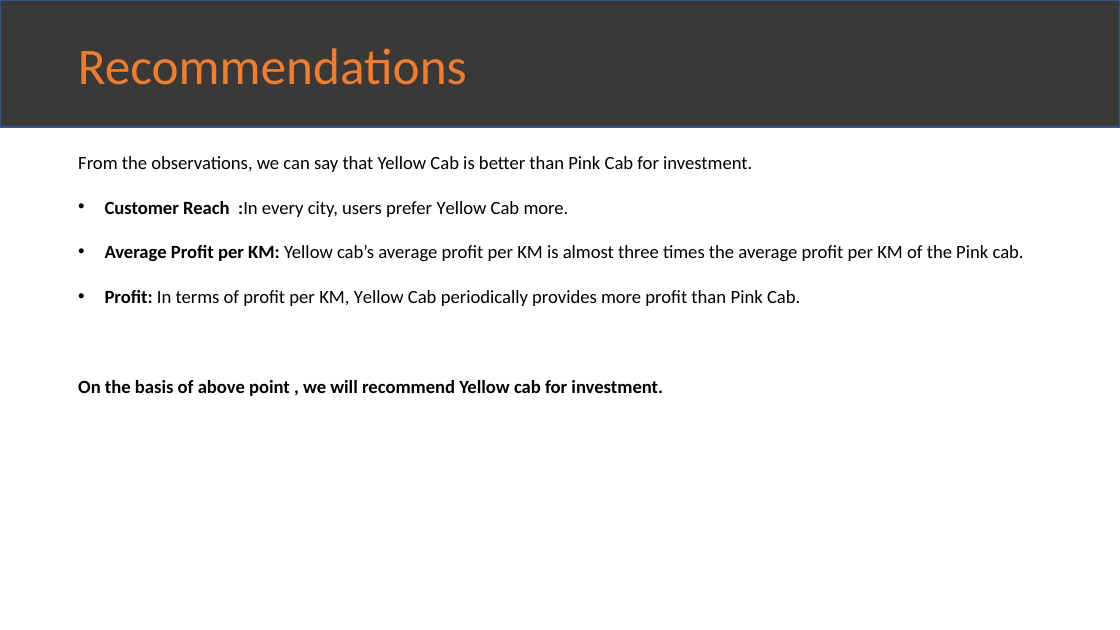
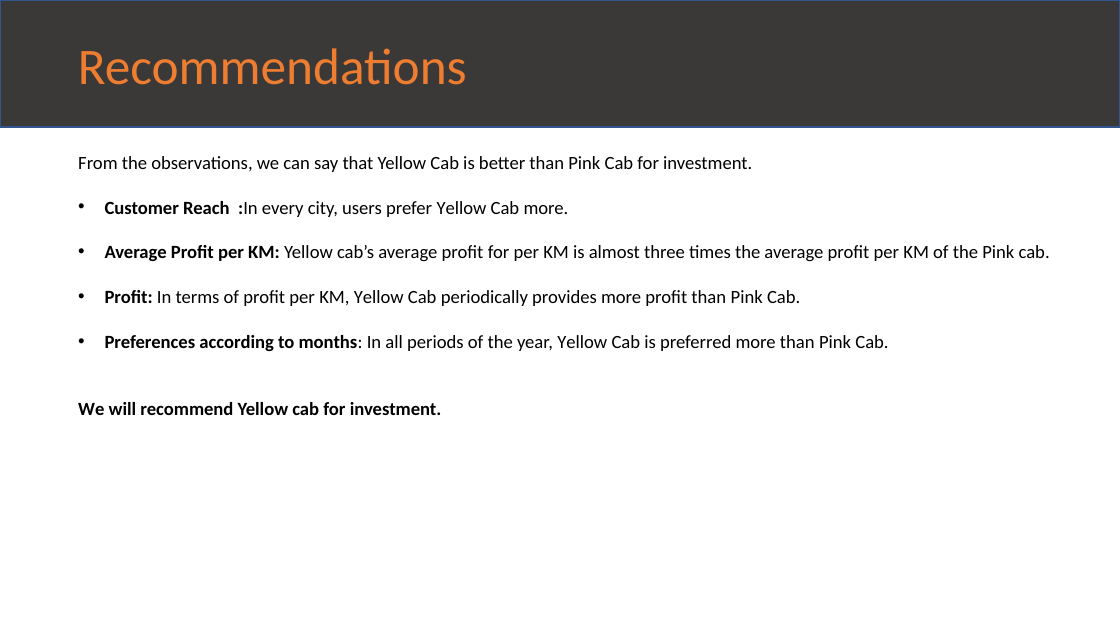
Before and after one commit to busekcoban/DataSets, a slide deck: slide 13 of G2M_CaseStudy.pptx. Drawn at 1120x630 pixels with LibreOffice and Linux fonts; fonts in the diff are those of the drawing. Boxes give left, top, right and bottom in pixels: in the first picture for what was removed or moved away, otherwise in the second. Text is boxed around its words. In the diff, an @@ line names an element or a change of style, - is before the commit and + after.

```diff
--- a/G2M_CaseStudy.pptx
+++ b/G2M_CaseStudy.pptx
@@ text at <box>105,245,1050,262</box>: text changed @@
-• Average Profit per KM: Yellow cab’s average profit per KM is almost three times the average profit per KM of the Pink cab.
+• Average Profit per KM: Yellow cab’s average profit for per KM is almost three times the average profit per KM of the Pink cab.
@@ text at <box>78,335,888,415</box>: text changed @@
-On the basis of above point , we will recommend Yellow cab for investment.
+• Preferences according to months: In all periods of the year, Yellow Cab is preferred more than Pink Cab.
+We will recommend Yellow cab for investment.
```
Also in this commit, not shown: 3 other slides changed.
